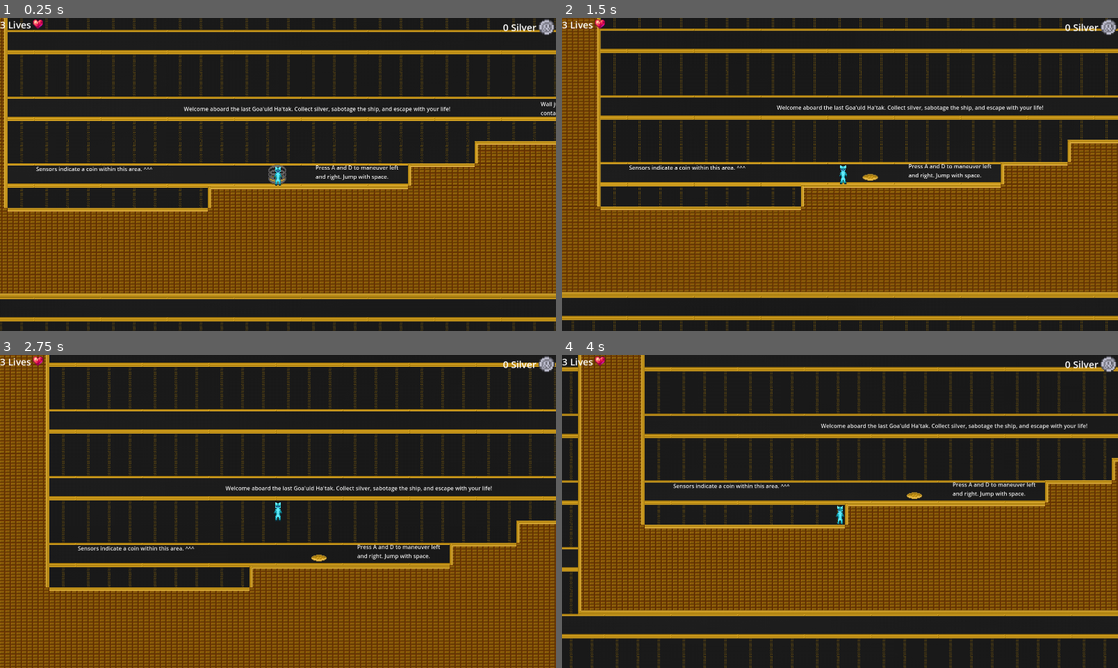
Above: before the commit, frames 1-4 (two rows, left to right).
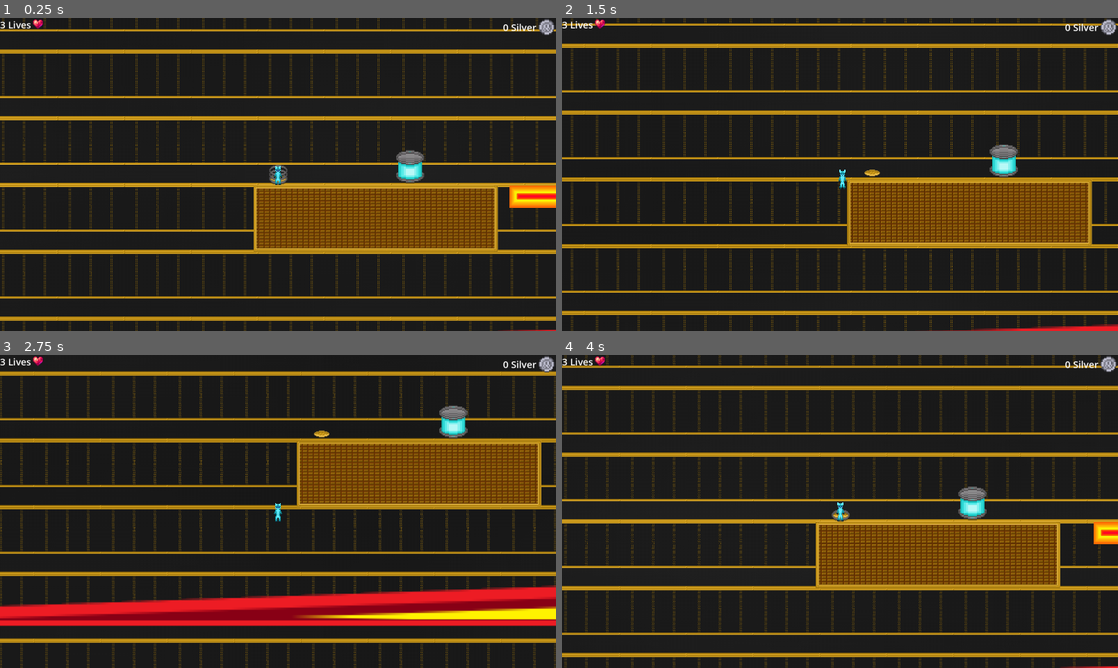
Above: after the commit, the same moments.

Repository: Novaliyn/SuperSilverHunter
Game: Godot game, scene res://main.tscn
Same seed, same stepped clock (60 frames per second), same inputs: the game is played once before the commit and once after it.
Inputs:
- Up to frame 1 (0.25 s): no input
- Up to frame 2 (1.5 s): tap A (KEYA) at 0.5, 0.6, 1.25 s; tap D (KEYD) at 1.35 s
- Up to frame 3 (2.75 s): tap A (KEYA) at 2 s; tap Space (Spacebar) at 2.1 s
- Up to frame 4 (4 s): tap A (KEYA) at 2.75, 2.85, 3.5 s; tap D (KEYD) at 3.6 s

The runs differ from the first frame. In frame 1, 43% of the frame differs, in the area x 0-100%, y 0-100%; in frame 2, 54%; in frame 3, 62%; in frame 4, 52%.

Commit message:
PowerCore

Diff:
--- a/Levels/Level3.tscn
+++ b/Levels/Level3.tscn
@@ -11,6 +11,9 @@
 [ext_resource type="PackedScene" uid="uid://cjljfn8klfkkt" path="res://objects/moving_platform.tscn" id="9_c750c"]
 [ext_resource type="PackedScene" uid="uid://4n1c43i8d1ig" path="res://objects/exit_door.tscn" id="10_283cd"]
 [ext_resource type="PackedScene" uid="uid://b04lqfbxi8g64" path="res://objects/stargate.tscn" id="11_ulrxl"]
+[ext_resource type="Script" uid="uid://cy3ycqe5blbqu" path="res://scripts/powercore.gd" id="12_o0ax4"]
+[ext_resource type="Texture2D" uid="uid://d245dlx7an8wo" path="res://images/core_broken.png" id="13_nq7ub"]
+[ext_resource type="Texture2D" uid="uid://f8puetthyc3u" path="res://images/core_default.png" id="14_7ej46"]
 
 [sub_resource type="TileSetAtlasSource" id="TileSetAtlasSource_fksqx"]
 texture = ExtResource("3_7trqu")
@@ -60,6 +63,43 @@
 physics_layer_0/collision_layer = 1
 sources/0 = SubResource("TileSetAtlasSource_fksqx")
 
+[sub_resource type="Animation" id="Animation_cpuyl"]
+resource_name = "Spike"
+length = 85.0
+tracks/0/type = "value"
+tracks/0/imported = false
+tracks/0/enabled = true
+tracks/0/path = NodePath(".:position")
+tracks/0/interp = 1
+tracks/0/loop_wrap = true
+tracks/0/keys = {
+"times": PackedFloat32Array(0, 28, 60, 85),
+"transitions": PackedFloat32Array(1, 1, 1, 1),
+"update": 0,
+"values": [Vector2(-2603, -3882), Vector2(2718, -3882), Vector2(8229, -3882), Vector2(16949, -3882)]
+}
+
+[sub_resource type="Animation" id="Animation_mf7v1"]
+length = 0.001
+tracks/0/type = "value"
+tracks/0/imported = false
+tracks/0/enabled = true
+tracks/0/path = NodePath(".:position")
+tracks/0/interp = 1
+tracks/0/loop_wrap = true
+tracks/0/keys = {
+"times": PackedFloat32Array(0),
+"transitions": PackedFloat32Array(1),
+"update": 0,
+"values": [Vector2(-2603, -3882)]
+}
+
+[sub_resource type="AnimationLibrary" id="AnimationLibrary_7trqu"]
+_data = {
+&"RESET": SubResource("Animation_mf7v1"),
+&"Spike": SubResource("Animation_cpuyl")
+}
+
 [sub_resource type="Animation" id="Animation_hy5j1"]
 resource_name = "Forward"
 length = 4.0
@@ -199,7 +239,7 @@
 tracks/11/type = "value"
 tracks/11/imported = false
 tracks/11/enabled = true
-tracks/11/path = NodePath("../Spike4:position")
+tracks/11/path = NodePath("../Spikes/Spike4:position")
 tracks/11/interp = 1
 tracks/11/loop_wrap = true
 tracks/11/keys = {
@@ -346,7 +386,7 @@
 tracks/11/type = "value"
 tracks/11/imported = false
 tracks/11/enabled = true
-tracks/11/path = NodePath("../Spike4:position")
+tracks/11/path = NodePath("../Spikes/Spike4:position")
 tracks/11/interp = 1
 tracks/11/loop_wrap = true
 tracks/11/keys = {
@@ -361,6 +401,28 @@
 &"Forward": SubResource("Animation_hy5j1"),
 &"RESET": SubResource("Animation_xxxi4")
 }
+
+[sub_resource type="RectangleShape2D" id="RectangleShape2D_tq58f"]
+size = Vector2(82, 97)
+
+[sub_resource type="SpriteFrames" id="SpriteFrames_k34hm"]
+animations = [{
+"frames": [{
+"duration": 1.0,
+"texture": ExtResource("13_nq7ub")
+}],
+"loop": true,
+"name": &"broken",
+"speed": 1.0
+}, {
+"frames": [{
+"duration": 1.0,
+"texture": ExtResource("14_7ej46")
+}],
+"loop": true,
+"name": &"default",
+"speed": 1.0
+}]
 
 [node name="Level3" type="Node2D"]
 script = ExtResource("1_cpuyl")
@@ -401,72 +463,84 @@
 rotation = 3.14159
 damage = 5
 
-[node name="Spike3" parent="." instance=ExtResource("5_nq7ub")]
-position = Vector2(7736, -1040)
-scale = Vector2(1, 0.2)
-damage = 4
-
-[node name="Spike4" parent="." instance=ExtResource("5_nq7ub")]
+[node name="Spike4" parent="Spikes" instance=ExtResource("5_nq7ub")]
 position = Vector2(10305, 973)
 rotation = 3.14159
 scale = Vector2(0.2, 0.3)
 damage = 4
 
-[node name="Spike4_1" parent="Spike4" instance=ExtResource("5_nq7ub")]
+[node name="Spike4_1" parent="Spikes/Spike4" instance=ExtResource("5_nq7ub")]
 position = Vector2(-2910, 213.334)
 damage = 4
 
-[node name="Spike4_2" parent="Spike4" instance=ExtResource("5_nq7ub")]
+[node name="Spike4_2" parent="Spikes/Spike4" instance=ExtResource("5_nq7ub")]
 position = Vector2(-6100, 633.334)
 damage = 4
 
-[node name="Spike4_3" parent="Spike4" instance=ExtResource("5_nq7ub")]
+[node name="Spike4_3" parent="Spikes/Spike4" instance=ExtResource("5_nq7ub")]
 position = Vector2(-9260, 1276.67)
 damage = 4
 
-[node name="Spike4_4" parent="Spike4" instance=ExtResource("5_nq7ub")]
+[node name="Spike4_4" parent="Spikes/Spike4" instance=ExtResource("5_nq7ub")]
 position = Vector2(-11505, 1916.67)
 damage = 4
 
-[node name="Spike4_5" parent="Spike4" instance=ExtResource("5_nq7ub")]
+[node name="Spike4_5" parent="Spikes/Spike4" instance=ExtResource("5_nq7ub")]
 position = Vector2(-14100, 2560)
 damage = 4
 
-[node name="Spike4_6" parent="Spike4" instance=ExtResource("5_nq7ub")]
+[node name="Spike4_6" parent="Spikes/Spike4" instance=ExtResource("5_nq7ub")]
 position = Vector2(-16325, 3196.67)
 damage = 4
 
-[node name="Spike4_7" parent="Spike4" instance=ExtResource("5_nq7ub")]
+[node name="Spike4_7" parent="Spikes/Spike4" instance=ExtResource("5_nq7ub")]
 position = Vector2(-18575, 1920)
 damage = 4
 
-[node name="Spike4_8" parent="Spike4" instance=ExtResource("5_nq7ub")]
+[node name="Spike4_8" parent="Spikes/Spike4" instance=ExtResource("5_nq7ub")]
 position = Vector2(-21170, 3190)
 damage = 4
 
-[node name="Spike4_9" parent="Spike4" instance=ExtResource("5_nq7ub")]
+[node name="Spike4_9" parent="Spikes/Spike4" instance=ExtResource("5_nq7ub")]
 position = Vector2(-23635, 4026.67)
 damage = 4
 
-[node name="Spike4_10" parent="Spike4" instance=ExtResource("5_nq7ub")]
+[node name="Spike4_10" parent="Spikes/Spike4" instance=ExtResource("5_nq7ub")]
 position = Vector2(-25620, 3183.33)
 damage = 4
 
-[node name="Spike4_11" parent="Spike4" instance=ExtResource("5_nq7ub")]
+[node name="Spike4_11" parent="Spikes/Spike4" instance=ExtResource("5_nq7ub")]
 position = Vector2(-27860, 4263.33)
 damage = 4
 
-[node name="Spike4_12" parent="Spike4" instance=ExtResource("5_nq7ub")]
+[node name="Spike4_12" parent="Spikes/Spike4" instance=ExtResource("5_nq7ub")]
 position = Vector2(-29110, 5126.67)
 damage = 4
 
-[node name="Spike4_13" parent="Spike4" instance=ExtResource("5_nq7ub")]
+[node name="Spike4_13" parent="Spikes/Spike4" instance=ExtResource("5_nq7ub")]
 position = Vector2(-30110, 5983.33)
 damage = 4
 
-[node name="Spike4_14" parent="Spike4" instance=ExtResource("5_nq7ub")]
+[node name="Spike4_14" parent="Spikes/Spike4" instance=ExtResource("5_nq7ub")]
 position = Vector2(-31040, 6833.33)
 damage = 4
+
+[node name="Spike3" parent="Spikes" instance=ExtResource("5_nq7ub")]
+position = Vector2(-2603, -3882)
+rotation = 1.5708
+scale = Vector2(20, 3)
+damage = 5
+
+[node name="Spike5" parent="Spikes" instance=ExtResource("5_nq7ub")]
+position = Vector2(7736, -1040)
+scale = Vector2(1, 0.2)
+damage = 4
+
+[node name="AnimationPlayer2" type="AnimationPlayer" parent="Spikes"]
+root_node = NodePath("../Spike3")
+libraries = {
+&"": SubResource("AnimationLibrary_7trqu")
+}
 
 [node name="Silver" type="CanvasGroup" parent="."]
 
@@ -487,7 +561,6 @@
 
 [node name="Healthpack" parent="Healthpacks" instance=ExtResource("7_tq58f")]
 position = Vector2(2619, 1397)
-scale = Vector2(0.5, 0.5)
 
 [node name="GravityOrbs" type="CanvasGroup" parent="."]
 
@@ -547,3 +620,21 @@
 position = Vector2(17247, -1153)
 scale = Vector2(2, 2)
 Enabled = 1
+
+[node name="PowerCore" type="Area2D" parent="."]
+position = Vector2(-495, 1725)
+script = ExtResource("12_o0ax4")
+metadata/_edit_group_ = true
+
+[node name="CollisionShape2D" type="CollisionShape2D" parent="PowerCore"]
+position = Vector2(50, -48.5)
+shape = SubResource("RectangleShape2D_tq58f")
+
+[node name="AnimatedSprite2D" type="AnimatedSprite2D" parent="PowerCore"]
+texture_filter = 1
+position = Vector2(50, -49)
+scale = Vector2(3.125, 3.03125)
+sprite_frames = SubResource("SpriteFrames_k34hm")
+animation = &"broken"
+
+[connection signal="body_entered" from="PowerCore" to="PowerCore" method="_on_body_entered"]
--- a/Scripts/global.gd
+++ b/Scripts/global.gd
@@ -3,5 +3,5 @@
 
 var score: int = 0
 var lives: int = 3
-var Level: int = 1
+var Level: int = 3
 var GravDirection: int = 1
--- a/Scripts/level_3.gd
+++ b/Scripts/level_3.gd
@@ -3,5 +3,5 @@
 @onready var animation_player: AnimationPlayer = $"Moving platforms/AnimationPlayer"
 
 
-func _ready() -> void :
-    animation_player.play("Forward")
+func _ready():
+	animation_player.play("Forward")
--- /dev/null
+++ b/scripts/powercore.gd
@@ -0,0 +1,12 @@
+extends Area2D
+
+@onready var sprite: AnimatedSprite2D = $AnimatedSprite2D
+@onready var animationplayer: AnimationPlayer = $"../Spikes/AnimationPlayer2"
+
+
+func _ready():
+	sprite.play("default")
+
+func _on_body_entered(body: Node2D) -> void:
+	sprite.play("broken")
+	animationplayer.play("Spike")
Not shown: 1 places in Levels/Level3.tscn that only renumber resources
Binary file added: images/core_broken.png
Not shown, added: images/core_broken.png.import
Binary file added: images/core_default.png
Not shown, added: images/core_default.png.import
Not shown, added: scripts/powercore.gd.uid
